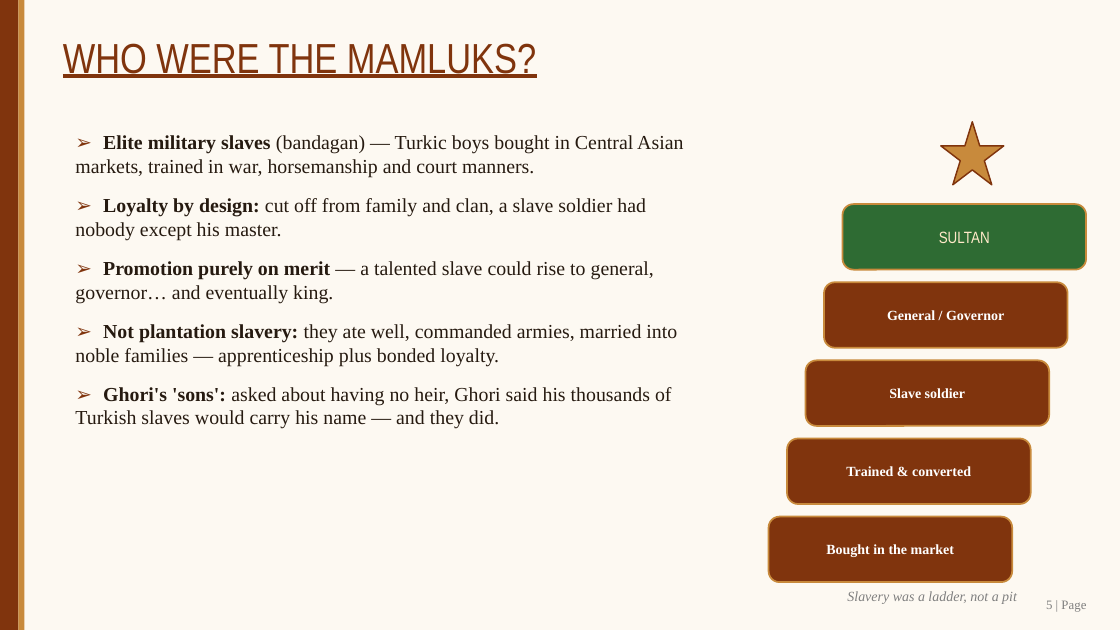
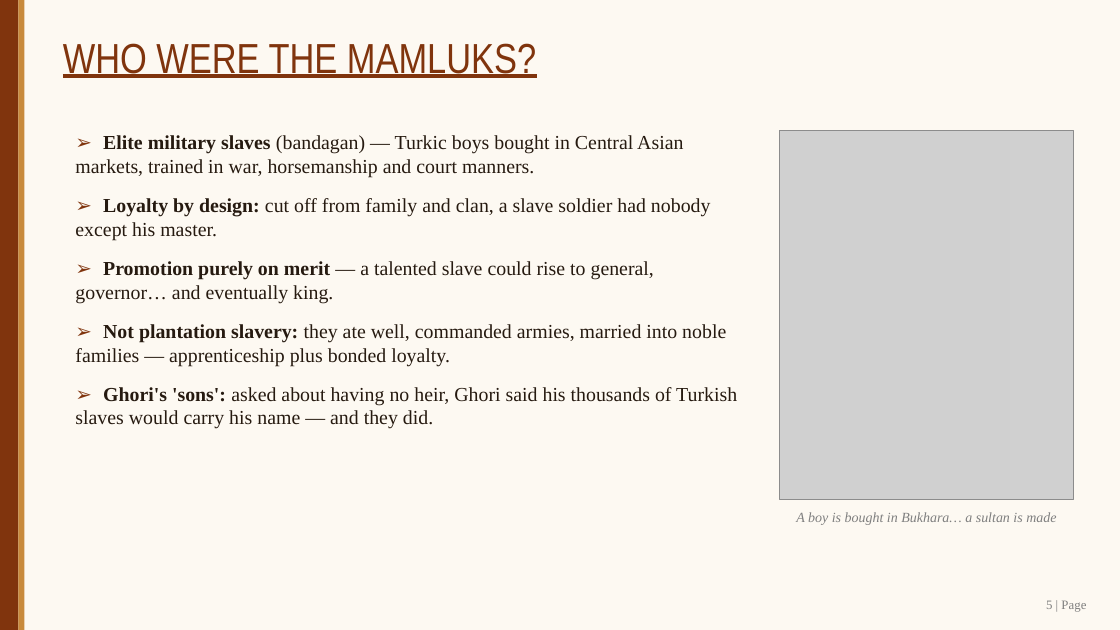
Before and after one commit to SangamSitapuri07/SIH, a slide deck: slide 5 of assignment/Slave_Dynasty_Mamluk_Presentation.pptx. Drawn at 1120x630 pixels with LibreOffice and Linux fonts; fonts in the diff are those of the drawing; grey boxes stand for pictures. Boxes give left, top, right and bottom in pixels: in the first picture for what was removed or moved away, otherwise in the second. Text is boxed around its words. In the diff, an @@ line names an element or a change of style, - is before the commit and + after.

Commit message:
PPT v5: cinematic story-scene illustrations with Ken Burns video-style motion

```diff
--- a/assignment/Slave_Dynasty_Mamluk_Presentation.pptx
+++ b/assignment/Slave_Dynasty_Mamluk_Presentation.pptx
@@ text "➢ Elite military slaves (bandagan) ..." rewrapped from (75, 135, 683, 429) to (75, 135, 737, 429) @@
@@ picture added at (780, 130, 1074, 500) @@
@@ star removed at (941, 122, 1004, 185) @@
@@ rounded rectangle removed at (843, 204, 1086, 270) @@
-SULTAN
@@ rounded rectangle removed at (824, 282, 1068, 348) @@
-General / Governor
@@ rounded rectangle removed at (806, 360, 1049, 426) @@
-Slave soldier
@@ rounded rectangle removed at (787, 439, 1031, 504) @@
-Trained & converted
@@ text "A boy is bought in ...": place and size @@
-text "A boy is bought in ..." at (769, 517, 1012, 582)
+text "A boy is bought in ..." at (796, 512, 1056, 525)
@@ text "A boy is bought in ..." at (796, 512, 1056, 525): vertical alignment middle to top; fill #80340D to none; outline #C88A3C 1.5 pt to none @@
@@ text at (796, 512, 1056, 525): text changed; text colour #FFFFFF to #7F7F7F; bold off; italic on @@
-Bought in the market
+A boy is bought in Bukhara… a sultan is made
@@ text removed at (847, 591, 1017, 604) @@
-Slavery was a ladder, not a pit
```
Also in this commit, not shown: 11 other slides changed, 10 other files.
